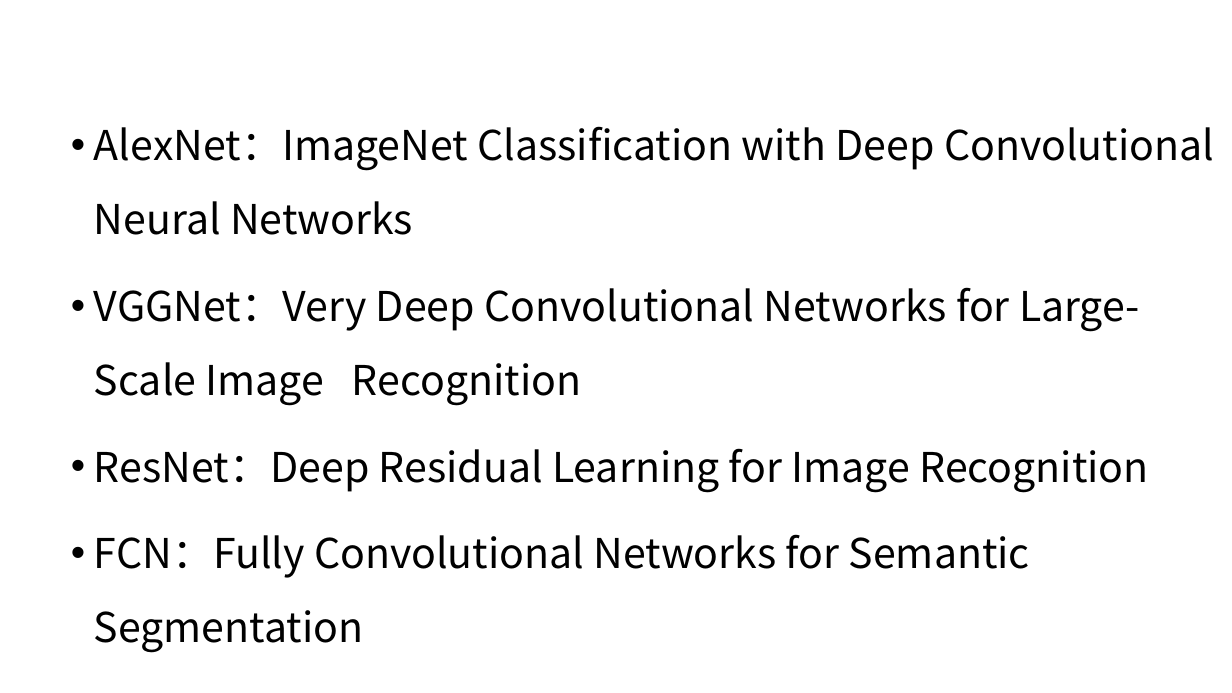
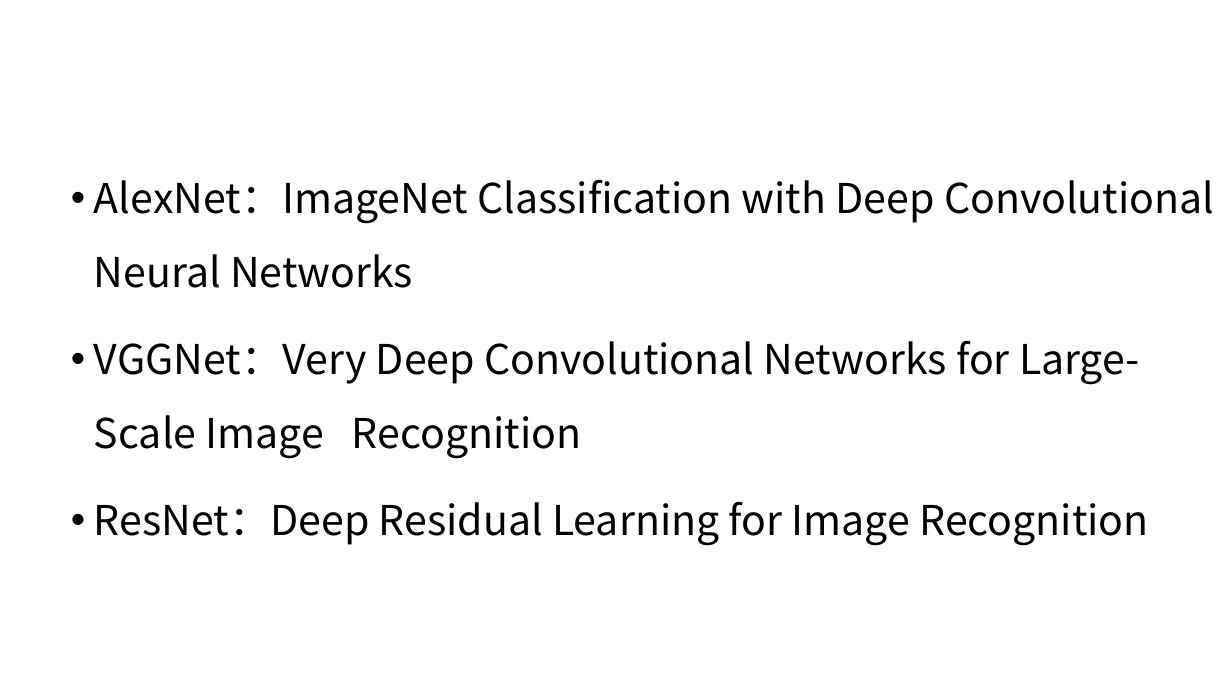
Before and after one commit to XianzhengWU/deeplearning_papernotes, a slide deck: slide 2 of 四篇论文笔记汇总.pptx. Drawn at 1232x693 pixels with LibreOffice and Linux fonts; fonts in the diff are those of the drawing. Boxes give left, top, right and bottom in pixels: in the first picture for what was removed or moved away, otherwise in the second. Text is boxed around its words. In the diff, an @@ line names an element or a change of style, - is before the commit and + after.

```diff
--- a/四篇论文笔记汇总.pptx
+++ b/四篇论文笔记汇总.pptx
@@ text "AlexNet：ImageNet Classification with Deep Convolutional ...": place and size @@
-text "AlexNet：ImageNet Classification with Deep Convolutional ..." at bbox=[94, 126, 1214, 578]
+text "AlexNet：ImageNet Classification with Deep Convolutional ..." at bbox=[94, 179, 1214, 546]
@@ text at bbox=[94, 534, 1030, 578]: paragraph removed @@
-• FCN：Fully Convolutional Networks for Semantic Segmentation
```
Also in this commit, not shown: 1 other slide changed, 14 slides added, 6 slides removed, 1 other file.
